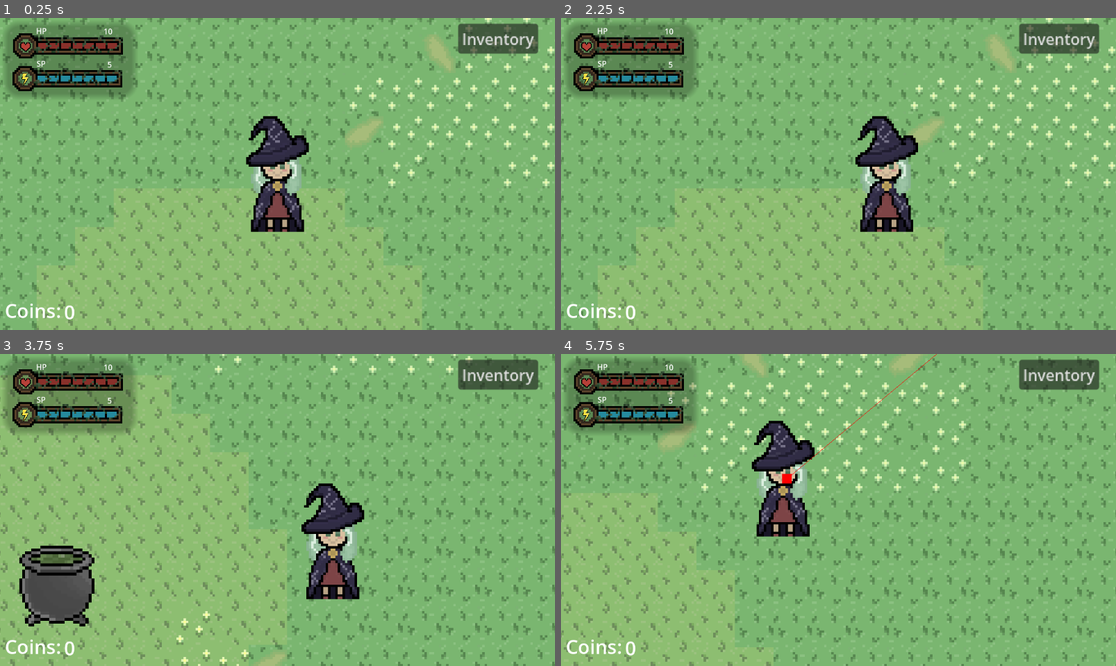
Above: before the commit, frames 1-4 (two rows, left to right).
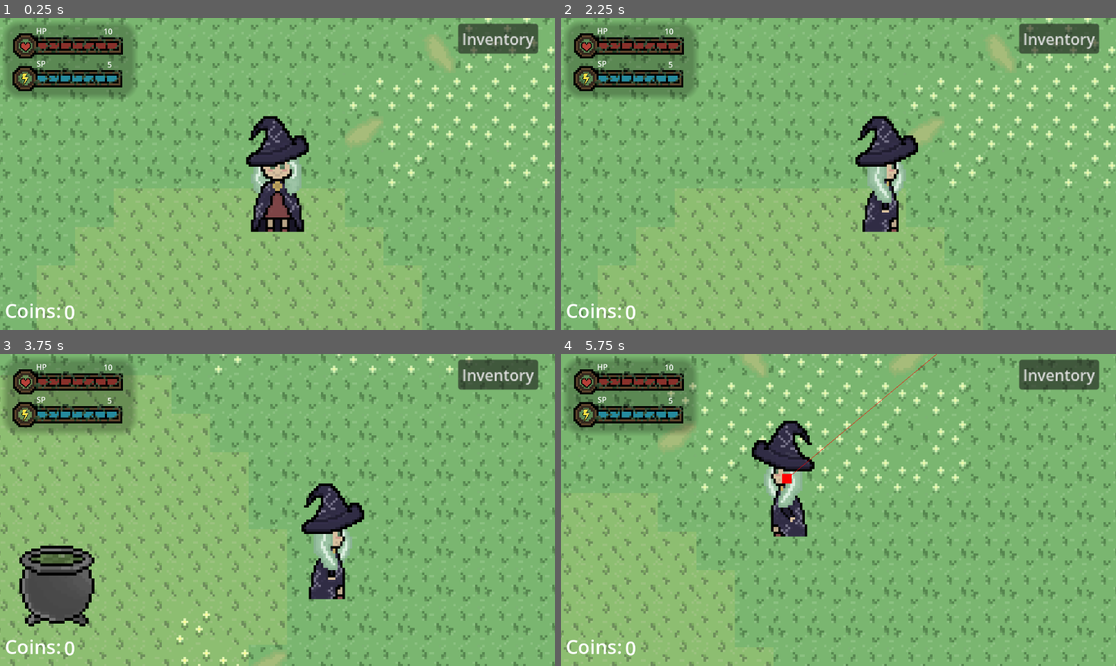
Above: after the commit, the same moments.

Repository: knguyen3-skl/github_tut
Game: Godot game, scene res://scenes/level.tscn
Same seed, same stepped clock (60 frames per second), same inputs: the game is played once before the commit and once after it.
Inputs:
- Up to frame 1 (0.25 s): no input
- Up to frame 2 (2.25 s): click "Inventory" at 0.5 s; click "X" at 1.25 s; tap Enter at 2 s; hold Right (ui_right) from 2.03 s (still down); hold E from 2.03 s (still down)
- Up to frame 3 (3.75 s): release Right (ui_right) at 2.78 s; release E at 2.78 s; hold Down (ui_down) 2.78-3.53 s; tap E at 2.85 s; hold Right (ui_right) from 3.53 s (still down); hold E from 3.53 s (still down)
- Up to frame 4 (5.75 s): release Right (ui_right) at 4.28 s; release E at 4.28 s; hold Up (ui_up) 4.28-5.03 s; tap E at 4.35 s; hold Left (ui_left) from 5.03 s (still down); hold E from 5.03 s (still down)

The runs differ from the first frame. In frame 1, less than 0.1% of the frame differs, in the area x 50-52%, y 51-54%; in frame 2, 1.6%; in frame 3, 1.6%; in frame 4, 2.6%, in the area x 34-46%, y 21-59%.

Commit message:
witch animation

Diff:
--- a/witchery/scenes/witch.tscn
+++ b/witchery/scenes/witch.tscn
@@ -1,7 +1,11 @@
 [gd_scene format=3 uid="uid://dyy8m1anw4rj8"]
 
 [ext_resource type="Script" uid="uid://dtxubhcj31gfj" path="res://scripts/witch.gd" id="1_b1vsk"]
-[ext_resource type="Texture2D" uid="uid://bq2s64pkdo8dh" path="res://assets/witch_tech.png" id="1_hgjeu"]
+[ext_resource type="Texture2D" uid="uid://ctjuhgg2d51q" path="res://assets/frame0001.png" id="2_qrkn2"]
+[ext_resource type="Texture2D" uid="uid://cw0r43s8dslx8" path="res://assets/frame0002.png" id="3_vid1f"]
+[ext_resource type="Texture2D" uid="uid://bhx4owakn0r1e" path="res://assets/frame0003.png" id="4_1g4oy"]
+[ext_resource type="Texture2D" uid="uid://cnj2wvkaprido" path="res://assets/frame0004.png" id="5_80ajc"]
+[ext_resource type="Texture2D" uid="uid://yby6sgm3nqqj" path="res://assets/frame0000.png" id="6_tw4fk"]
 
 [sub_resource type="RectangleShape2D" id="RectangleShape2D_b1vsk"]
 size = Vector2(26, 48)
@@ -9,6 +13,34 @@
 [sub_resource type="CapsuleShape2D" id="CapsuleShape2D_hgjeu"]
 radius = 15.0
 height = 58.0
+
+[sub_resource type="SpriteFrames" id="SpriteFrames_p6b3e"]
+animations = [{
+"frames": [{
+"duration": 1.0,
+"texture": ExtResource("6_tw4fk")
+}],
+"loop": true,
+"name": &"idle",
+"speed": 5.0
+}, {
+"frames": [{
+"duration": 1.0,
+"texture": ExtResource("2_qrkn2")
+}, {
+"duration": 1.0,
+"texture": ExtResource("3_vid1f")
+}, {
+"duration": 1.0,
+"texture": ExtResource("4_1g4oy")
+}, {
+"duration": 1.0,
+"texture": ExtResource("5_80ajc")
+}],
+"loop": true,
+"name": &"walk",
+"speed": 5.0
+}]
 
 [node name="CharacterBody2D" type="CharacterBody2D" unique_id=778114501]
 script = ExtResource("1_b1vsk")
@@ -22,5 +54,7 @@
 position = Vector2(0, 1)
 shape = SubResource("CapsuleShape2D_hgjeu")
 
-[node name="Sprite2D" type="Sprite2D" parent="." unique_id=1994025141]
-texture = ExtResource("1_hgjeu")
+[node name="AnimatedSprite2D" type="AnimatedSprite2D" parent="." unique_id=138174723]
+sprite_frames = SubResource("SpriteFrames_p6b3e")
+animation = &"walk"
+autoplay = "idle"
--- a/witchery/scripts/cauldron.gd
+++ b/witchery/scripts/cauldron.gd
@@ -47,11 +47,9 @@
 
 func _healing(area: Area2D) -> void:
 	if area.is_in_group("player"):
-		print("hi")
-		if Global.player_health < Global.player_base_health or Global.player_special < Global.player_base_special:
-			Global.player_health = Global.player_base_health
-			player_health.value = Global.player_health
-			health.text = str(Global.player_health)
-			Global.player_special = Global.player_base_special
-			player_special.value = Global.player_special
-			special.text = str(Global.player_special)
+		Global.player_health = Global.player_base_health
+		player_health.value = Global.player_health
+		health.text = str(Global.player_health)
+		Global.player_special = Global.player_base_special
+		player_special.value = Global.player_special
+		special.text = str(Global.player_special)
--- a/witchery/scripts/witch.gd
+++ b/witchery/scripts/witch.gd
@@ -13,4 +13,13 @@
 	direction.x = Input.get_axis("ui_left", "ui_right")
 	direction.y = Input.get_axis("ui_up", "ui_down")
 	velocity = speed * direction.normalized()
+
+	if Input.get_axis("ui_left", "ui_right"):
+		$AnimatedSprite2D.animation = "walk"
+		if direction.x == -1:
+			$AnimatedSprite2D.flip_h = true
+		else:
+			$AnimatedSprite2D.flip_h = false
+	else:
+		$AnimatedSprite2D.animation = "idle"
 	move_and_slide()
Binary file added: witchery/assets/frame0000.png
Not shown, added: witchery/assets/frame0000.png.import
Binary file added: witchery/assets/frame0001.png
Not shown, added: witchery/assets/frame0001.png.import
Binary file added: witchery/assets/frame0002.png
Not shown, added: witchery/assets/frame0002.png.import
Binary file added: witchery/assets/frame0003.png
Not shown, added: witchery/assets/frame0003.png.import
Binary file added: witchery/assets/frame0004.png
Not shown, added: witchery/assets/frame0004.png.import
